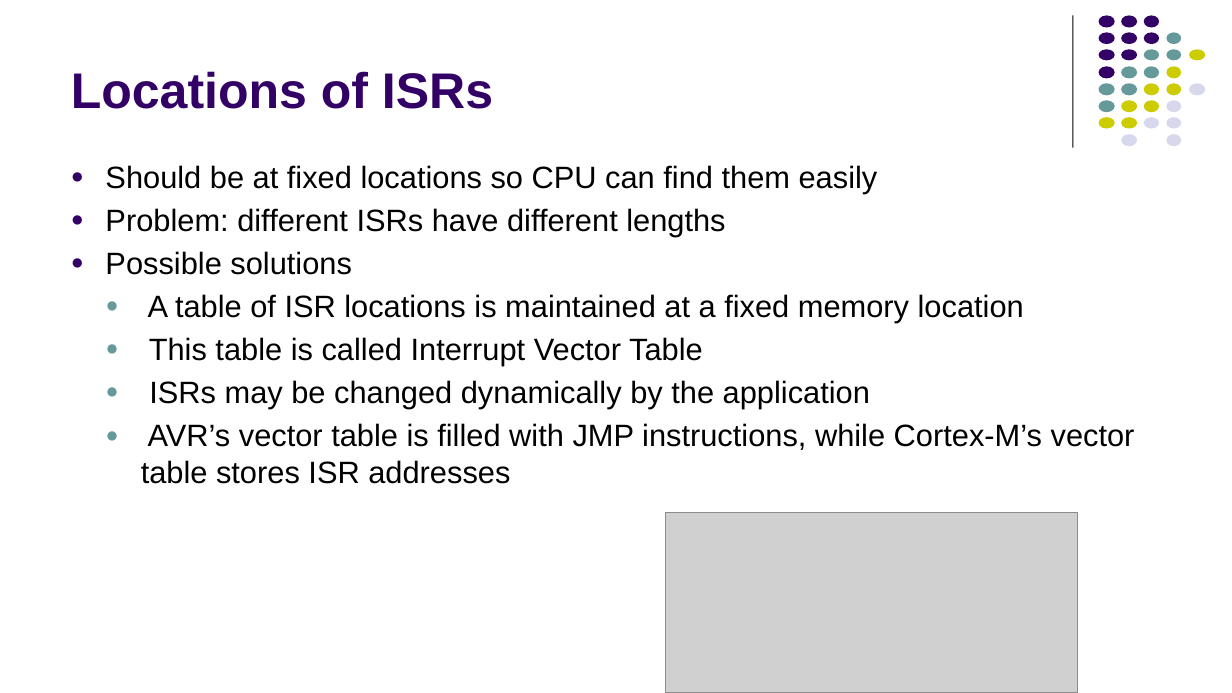
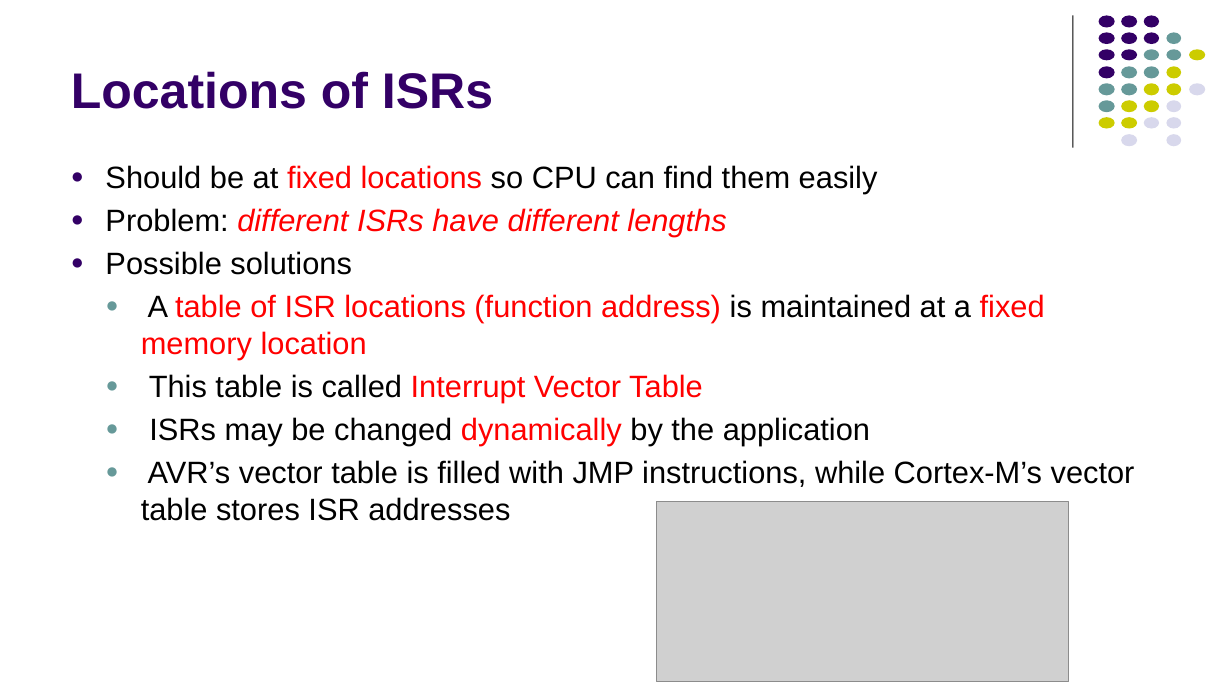
Before and after one commit to kmtekvn/hitech_stm32_basic, a slide deck: slide 9 of 04. Slides/04. TIMER/Interrupt.pptx. Drawn at 1232x693 pixels with LibreOffice and Linux fonts; fonts in the diff are those of the drawing; grey boxes stand for pictures. Boxes give left, top, right and bottom in pixels: in the first picture for what was removed or moved away, otherwise in the second. Text is boxed around its words. In the diff, an @@ line names an element or a change of style, - is before the commit and + after.

Commit message:
update slide
update slide

```diff
--- a/04. Slides/04. TIMER/Interrupt.pptx
+++ b/04. Slides/04. TIMER/Interrupt.pptx
@@ text at (x1=105, y1=165, x2=878, y2=446): text colour #000000 to #FF0000 in "fixed locations", "different ISRs have different lengths", "Interrupt Vector Table", "dynamically"; italic on in "different ISRs have different lengths" @@
@@ text at (x1=141, y1=294, x2=1045, y2=360): text changed; text colour #000000 to #FF0000 @@
-  ● A table of ISR locations is maintained at a fixed memory location
+  ● A table of ISR locations (function address) is maintained at a fixed memory location
@@ picture moved from (x1=666, y1=513, x2=1079, y2=693) to (x1=657, y1=502, x2=1069, y2=682) @@
```
Also in this commit, not shown: 6 other slides changed, 1 slide added.
